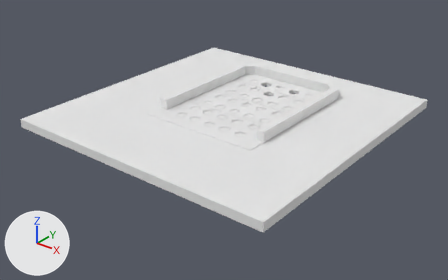
A saved change to the OBJ model GDP/3D/Static_level.obj.
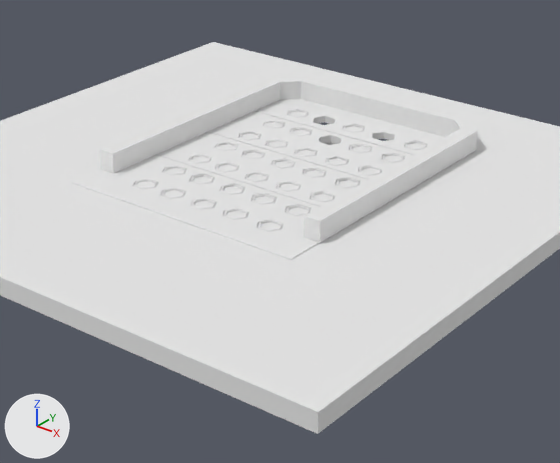
Each version appears first whole from a 50 mm lens placed at (133.6, -196.4, 93.8), pointed at (-1.5, -27.5, -10.9), and next in a close-up on the part from 25% to 84% of the width and 10% to 88% of the height. The lights are fixed; the arrows at lower left show +X, +Y and +Z. Where no turn or scale is listed for an object, it has been applied to the vertices. Vertices at the same position are counted once.

In view in the first close-up: 'Static_level'.
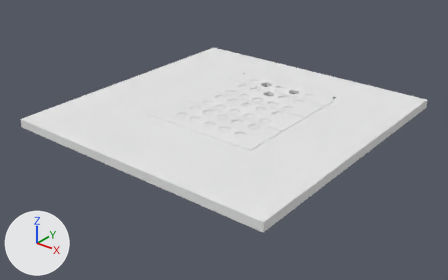
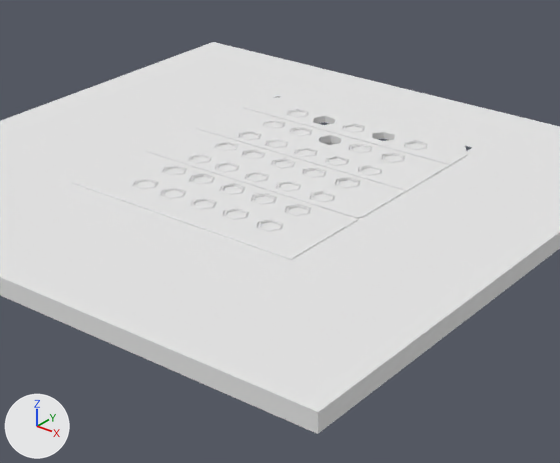
Changed parts and their boxes (x1, y1, x2, y2) in the close-ups (560 x 463 px):
part 1 of me_static_level, deleted
    before: (100, 77, 478, 243)

The change in detail:
me_static_level has 1637 vertices, 2091 faces and spans x -58.0..52.9, y -78.3..35.0, z -3.8..3.9.
me_static_level is used by ob_static_level; location (0.0, 0.0, 0.0).
me_static_level part 1: the loose piece of 24 vertices spanning x -24.5..24.5, y -38.0..18.6, z 0.0..3.9 is deleted.
me_static_level no longer uses material mat_initialshadinggroup (white #e7e7e7).
